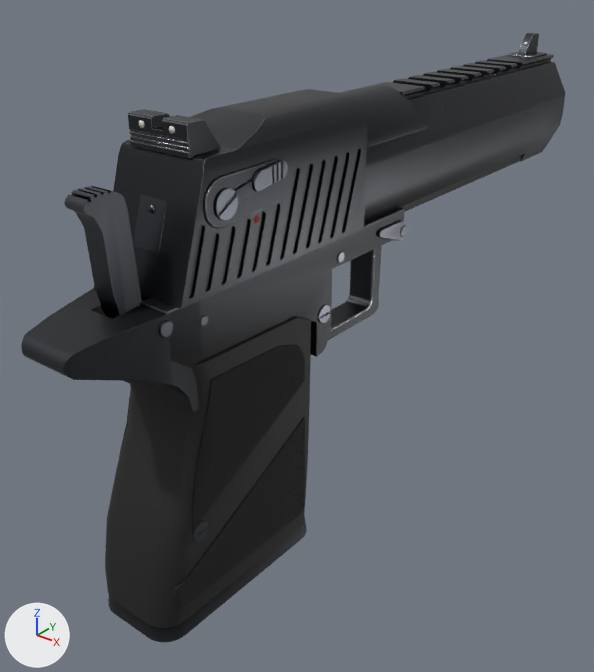
Before and after pictures for a commit that changed the glTF model public/viewmodels/v2/deagle.glb.
Rendered twice from a 50 mm lens placed at (0.16, -0.163, 0.127), pointed at (-0.013, 0.053, -0.007). Every picture has the same lights, and +X, +Y and +Z are marked at lower left. The first picture is the older version. Where no turn or scale is listed for an object, it has been applied to the vertices. Vertices at exactly the same position are counted once.

Objects in the first picture: 'body', 'hammer_mesh', 'slide_mesh'.
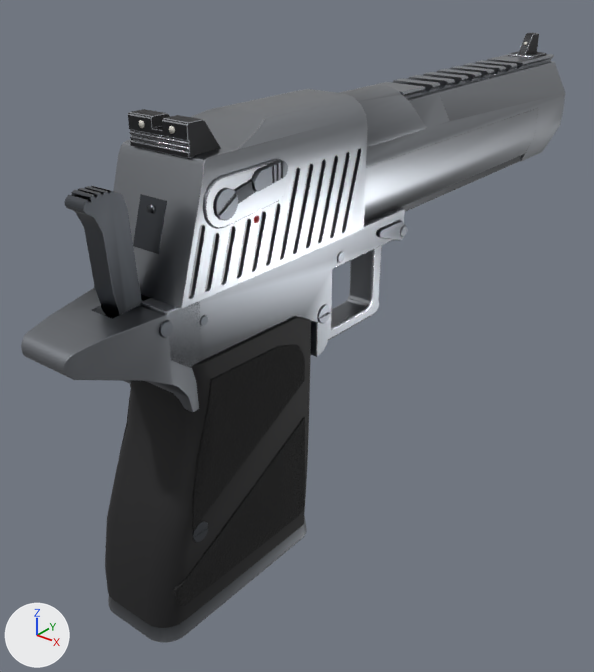
What differs and where, as boxes [x1, y1, x2, y2] in the pictures (594 x 672 px; the box of a moved part takes in the faces that stretch with it):
part 1 of me_body, moved or reshaped
    before: [508, 33, 546, 58]
    after: [508, 33, 547, 58]
part 2 of me_body, recoloured
    before: [515, 33, 547, 57]
    after: [519, 34, 534, 51]
part 3 of me_body, recoloured
    before: [515, 33, 547, 57]
    after: [519, 34, 534, 51]
part 4 of me_body, recoloured (black to grey)
    both: [339, 54, 566, 167]
part 5 of me_body, recoloured
    both: [21, 155, 522, 642]
part 6 of me_slide_mesh, moved or reshaped
    both: [128, 109, 285, 229]
part 7 of me_slide_mesh, edited (looks the same)
    both: [152, 115, 210, 226]
part 8 of me_slide_mesh, recoloured
    before: [203, 170, 256, 224]
    after: [131, 119, 221, 158]
part 9 of me_slide_mesh, recoloured (lighter)
    both: [113, 89, 538, 308]

The change, as a list of edits to the scene's bpy script:
```text
Add mat_mat_sight_black:
    mat_mat_sight_black = bpy.data.materials.new('mat_sight_black')
    # nodes: BsdfPrincipled, Mix, OutputMaterial, VertexColor
    # colours: black #2a2b2e, mixed with the vertex colours
Add mat_mat_stainless:
    mat_mat_stainless = bpy.data.materials.new('mat_stainless')
    # nodes: BsdfPrincipled, Mix, OutputMaterial, VertexColor
    # colours: grey #a3a7ad, mixed with the vertex colours
Add mat_mat_stainless_frame:
    mat_mat_stainless_frame = bpy.data.materials.new('mat_stainless_frame')
    # nodes: BsdfPrincipled, Mix, OutputMaterial, VertexColor
    # colours: grey #8e9298, mixed with the vertex colours
Change me_body:
    where me_body.from_pydata(...)  # 4655 vertices, 9194 faces; spans x -0.017..0.017, y -0.136..0.136, z -0.077..0.077
    used by ob_body; location = (0.0, 0.0732, 0.0109)
    me_body part 1: 70 of 4655 vertices moved; they spanned x -0.006..0.006, y 0.119..0.134, z 0.068..0.077 and now span x -0.006..0.006, y 0.119..0.134, z 0.068..0.077; mean shift (0.0, 0.0, 0.0); largest move (0.006, 0.12, 0.069) -> (-0.006, 0.134, 0.068)
    me_body part 2: 25 kept faces spanning x -0.006..0.002, y 0.119..0.134, z 0.068..0.077 get new vertex colours
    me_body part 3: 26 faces spanning x -0.006..0.002, y 0.119..0.134, z 0.068..0.077 switch from mat_mat_steel_dark to mat_mat_steel_worn
    me_body part 4: 1224 faces spanning x -0.016..0.016, y -0.022..0.136, z 0.026..0.07 switch from mat_mat_steel_dark to mat_mat_stainless
    me_body part 5: 1863 faces spanning x -0.016..0.016, y -0.136..0.113, z -0.077..0.03 switch from mat_mat_gunmetal to mat_mat_stainless_frame
    add me_body.materials.append(mat_mat_sight_black)
Change me_slide_mesh:
    where me_slide_mesh.from_pydata(...)  # 2661 vertices, 5242 faces; spans x -0.019..0.019, y -0.106..0.106, z -0.022..0.022
    used by ob_slide_mesh; location = (0.0, 0.075, 0.0632)
    me_slide_mesh part 6: 268 of 2661 vertices moved; they spanned x -0.017..0.017, y -0.097..-0.065, z -0.005..0.022 and now span x -0.017..0.017, y -0.097..-0.065, z -0.005..0.022; mean shift (0.0, 0.0, 0.0); largest move (-0.011, -0.095, 0.022) -> (0.016, -0.066, -0.001)
    me_slide_mesh part 7: 50 kept faces spanning x -0.017..0.017, y -0.097..-0.065, z -0.005..0.022 get new vertex colours
    me_slide_mesh part 8: 22 faces spanning x -0.011..0.011, y -0.096..-0.084, z 0.014..0.022 switch from mat_mat_steel_dark to mat_mat_steel_worn
    me_slide_mesh part 9: 2350 faces spanning x -0.017..0.017, y -0.106..0.106, z -0.022..0.02 switch from mat_mat_steel_dark to mat_mat_stainless
    add me_slide_mesh.materials.append(mat_mat_sight_black)
```
